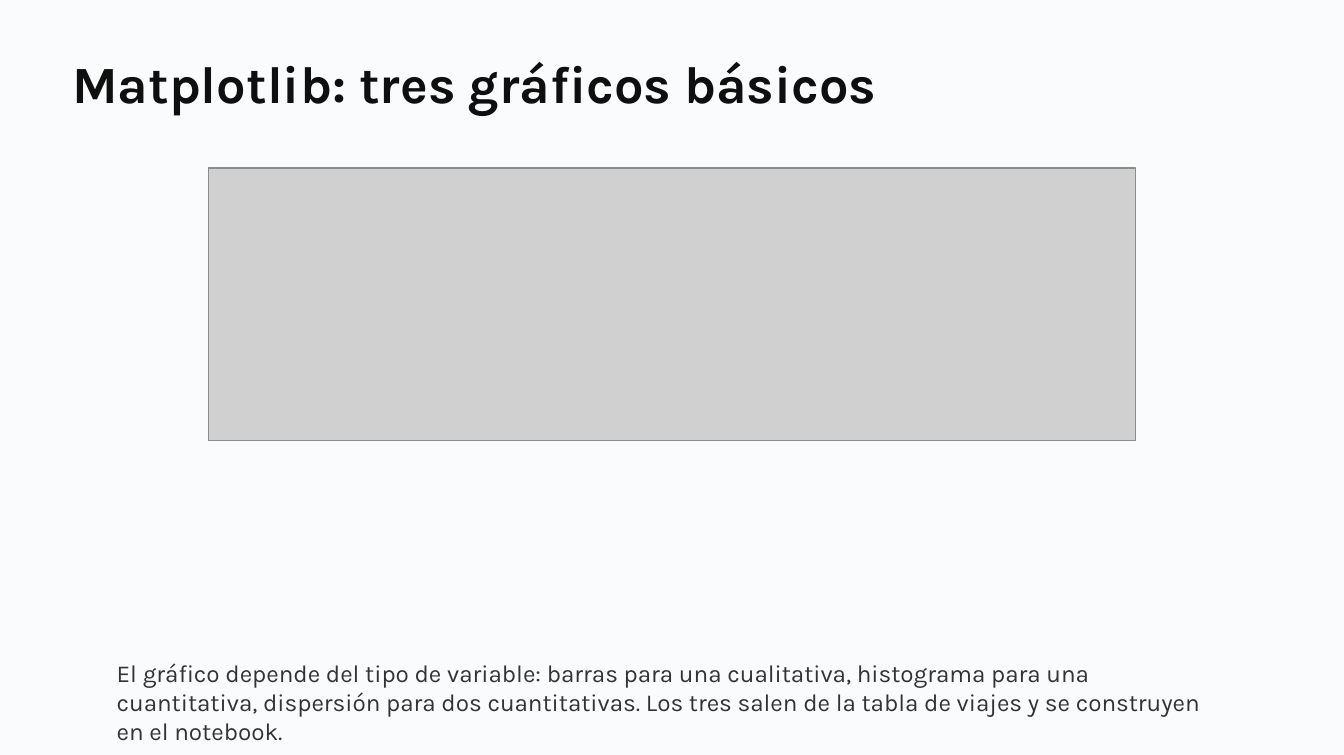
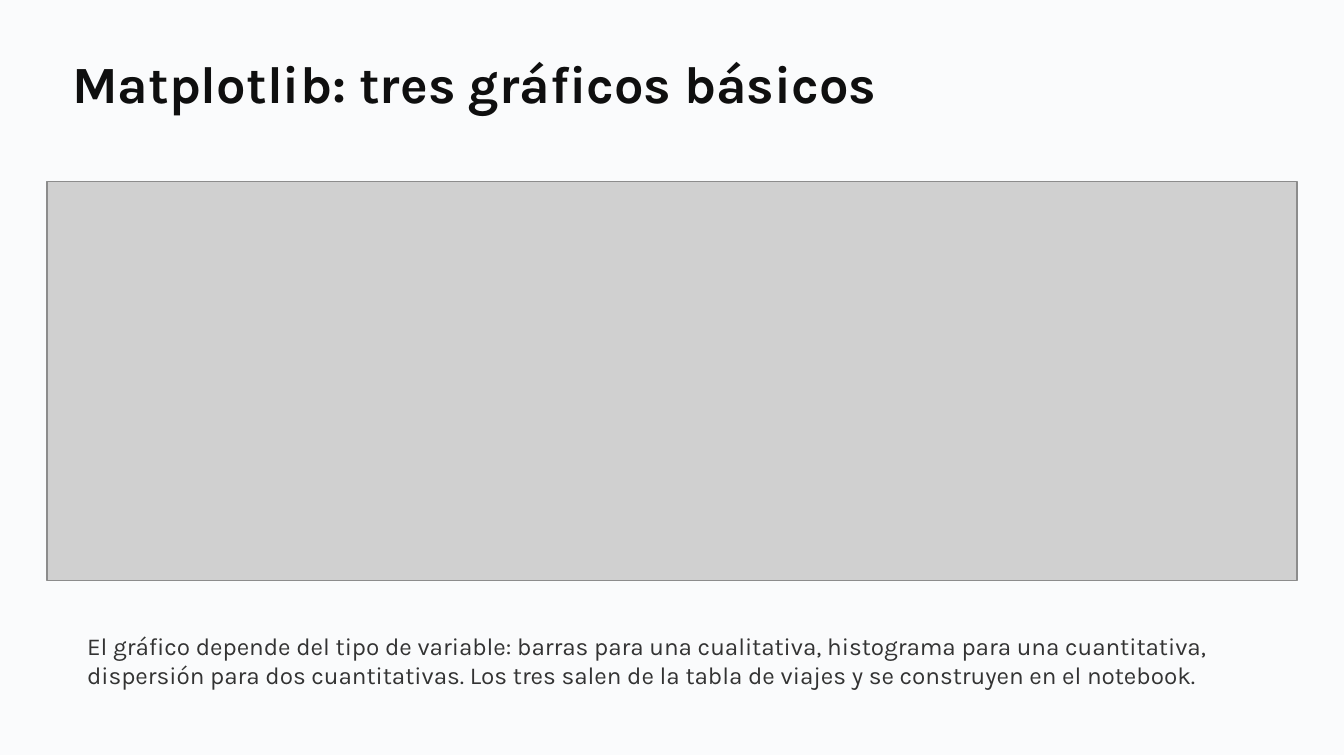
Before and after one commit to daniopitz/diplomado-cdd, a slide deck: slide 25 of presentaciones/clase01_fundamentos_ecosistema.pptx. Drawn at 1344x755 pixels with LibreOffice and Linux fonts; fonts in the diff are those of the drawing; grey boxes stand for pictures. Boxes give left, top, right and bottom in pixels: in the first picture for what was removed or moved away, otherwise in the second. Text is boxed around its words. In the diff, an @@ line names an element or a change of style, - is before the commit and + after.

```diff
--- a/presentaciones/clase01_fundamentos_ecosistema.pptx
+++ b/presentaciones/clase01_fundamentos_ecosistema.pptx
@@ picture resized from (x1=208, y1=168, x2=1136, y2=441) to (x1=47, y1=181, x2=1297, y2=581) @@
@@ text "El gráfico depende del tipo ..." rewrapped from (x1=117, y1=663, x2=1200, y2=717) to (x1=87, y1=636, x2=1206, y2=690) @@
```
Also in this commit, not shown: 5 other files.
